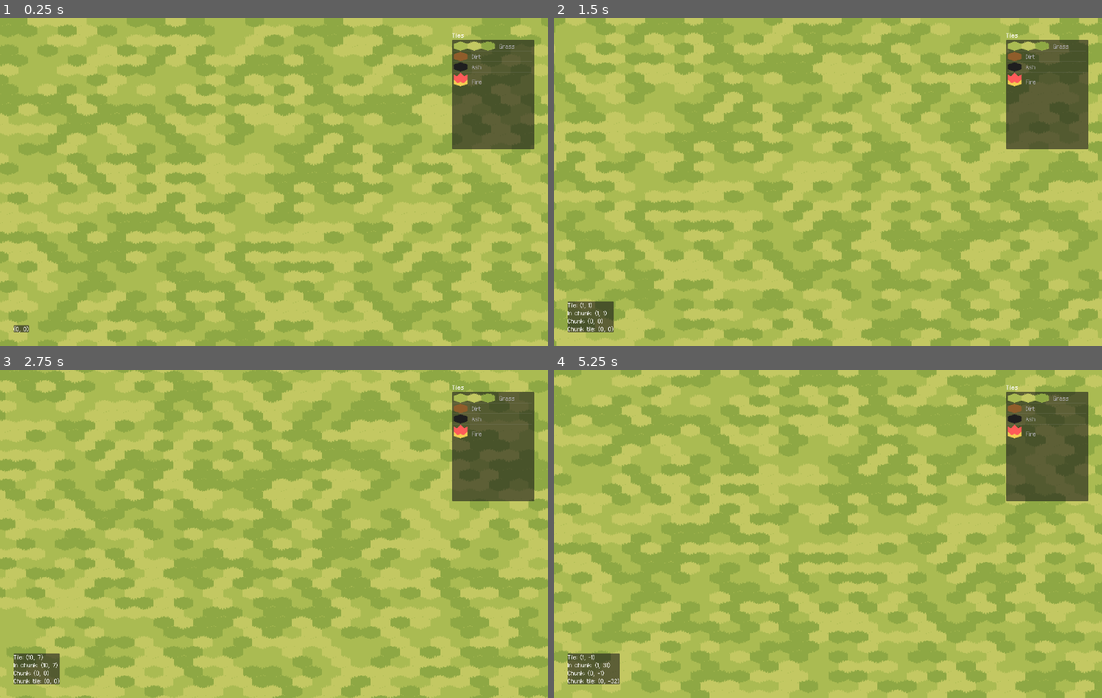
Above: before the commit, frames 1-4 (two rows, left to right).
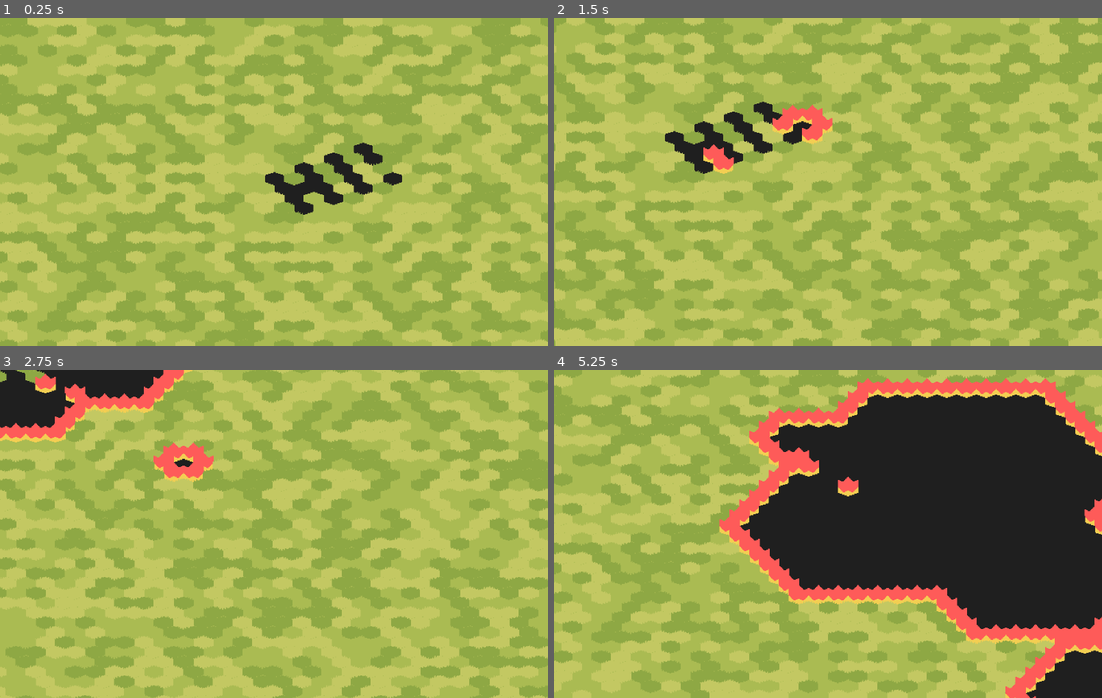
Above: after the commit, the same moments.

Repository: team-fow/riviver
Game: Godot game, scene res://scenes/game/game.tscn
The game is run twice, just before and just after one commit, with the same random seed, the same clock (stepped at 60 frames per second) and the same inputs.
Inputs (mouse positions are in pixels of both pictures, inside the frame that each line leads up to):
- Up to frame 1 (0.25 s): no input
- Up to frame 2 (1.5 s): tap Enter at 0.5 s; move the mouse to (948, 165) at 0.52 s; press the mouse at (948, 165) at 0.53 s; hold D (move_right) 0.53-1.28 s; move the mouse to (718, 198) at 1.27 s; release the mouse at (718, 198) at 1.28 s; hold S (move_down) from 1.28 s (still down); click (718, 198) at 1.35 s
- Up to frame 3 (2.75 s): move the mouse to (328, 461) at 2.02 s; release S (move_down) at 2.03 s; press the mouse at (328, 461) at 2.03 s; hold D (move_right) from 2.03 s (still down)
- Up to frame 4 (5.25 s): move the mouse to (800, 599) at 2.77 s; release D (move_right) at 2.78 s; release the mouse at (800, 599) at 2.78 s; hold W (move_up) 2.78-3.53 s; click (800, 599) at 2.85 s; move the mouse to (992, 583) at 3.52 s; press the mouse at (992, 583) at 3.53 s; hold A (move_left) 3.53-5.03 s; move the mouse to (663, 484) at 4.27 s; release the mouse at (663, 484) at 4.28 s; click (663, 484) at 4.35 s; move the mouse to (855, 534) at 5.02 s; press the mouse at (855, 534) at 5.03 s; hold S (move_down) from 5.03 s (still down)

The runs differ from the first frame. In frame 1, 7.6% of the frame differs, in the area x 1-99%, y 0-100%; in frame 2, 9.5%; in frame 3, 13%; in frame 4, 48%, in the area x 1-100%, y 0-100%.

Commit message:
macdonough demo

Diff:
--- a/resources/tile.gd
+++ b/resources/tile.gd
@@ -12,14 +12,14 @@
 
 const SIZE := Vector2(24, 16) ## Size, in pixels.
 
-var type: Type = Type.NONE : set = _set_type ## Type ID.
+var type: Type = Type.NONE : set = _set_type ## Type ID. Affects the tile's rendering and behavior.
 var behavior: TileBehavior ## Recieves ticks and runs tick logic.
 
-var coords: Vector2i : set = _set_coords ## Coordinates in the grid.
-var elevation: int ## Vertical offset.
+var coords: Vector2i : set = _set_coords ## The tile's grid coordinates.
+var elevation: int ## The tile's elevation. Applied as a vertical offset.
 
-var rid: RID = RenderingServer.canvas_item_create() ## Used for rendering.
-var transform: Transform2D ## Transform applied when rendering.
+var rid: RID = RenderingServer.canvas_item_create() ## A canvas item ID. Used for rendering.
+var transform: Transform2D ## The transform applied to this tile.
 
 
 
@@ -55,7 +55,7 @@
 		Game.grid.queue_tick_with_neighbors(self)
 
 
-## Returns a info resource for the tile.
+## Returns an info resource for the tile.
 func get_info() -> TileInfo:
 	return Library.tiles[type]
 
@@ -63,7 +63,7 @@
 
 # ticking
 
-## Queues a tick.
+## Queues a tick. Tick behavior is controlled by the tile's behavior object.
 func queue_tick() -> void:
 	var behavior: TileBehavior = behavior
 	if not behavior or behavior.is_tick_queued: return
@@ -79,6 +79,7 @@
 func _redraw() -> void:
 	RenderingServer.canvas_item_clear(rid)
 	RenderingServer.canvas_item_set_parent(rid, Game.grid.get_canvas_item())
+	if get_info().material: RenderingServer.canvas_item_set_material(rid, get_info().material.get_rid())
 	_draw_sprite(get_info())
 
 
@@ -92,13 +93,13 @@
 	RenderingServer.canvas_item_add_texture_rect_region(rid, Rect2(-info.sprite_size/2, info.sprite_size), info.sprite_sheet, src_rect)
 
 
-## Controls where the piece is rendered.
+## Sets where the tile is rendered.
 func set_position(position: Vector2) -> void:
 	transform.origin = position
 	RenderingServer.canvas_item_set_transform(rid, transform)
 
 
-## Controls whether the piece is rendered.
+## Sets whether the tile is rendered.
 func set_visible(visible: bool) -> void:
 	RenderingServer.canvas_item_set_visible(rid, visible)
 
--- a/resources/tile_info/fire.tres
+++ b/resources/tile_info/fire.tres
@@ -1,8 +1,11 @@
-[gd_resource type="Resource" script_class="TileInfo" load_steps=4 format=3 uid="uid://dy5wfhgthlflx"]
+[gd_resource type="Resource" script_class="TileInfo" load_steps=5 format=3 uid="uid://dy5wfhgthlflx"]
 
 [ext_resource type="Script" path="res://resources/tile_info/tile_info.gd" id="1_pqefx"]
 [ext_resource type="Texture2D" uid="uid://b5xh81m5jrn5x" path="res://assets/tiles/fire.png" id="1_u02jd"]
 [ext_resource type="Script" path="res://resources/tile_behavior/fire.gd" id="3_1h2t6"]
+
+[sub_resource type="CanvasItemMaterial" id="CanvasItemMaterial_84dcn"]
+light_mode = 1
 
 [resource]
 script = ExtResource("1_pqefx")
@@ -10,4 +13,5 @@
 sprite_sheet = ExtResource("1_u02jd")
 sprite_sheet_size = Vector2i(1, 1)
 sprite_sheet_picking = 0
+material = SubResource("CanvasItemMaterial_84dcn")
 behavior = ExtResource("3_1h2t6")
--- a/resources/tile_info/tile_info.gd
+++ b/resources/tile_info/tile_info.gd
@@ -15,6 +15,8 @@
 var sprite_size: Vector2i ## The size of individual tile sprites.
 var color: Color ## The color of the middle of the first sprite.
 
+@export var material: Material ## Material applied when rendering.
+
 @export var behavior: GDScript ## Custom behavior script.
 
 
--- a/scenes/debug/editor/editor.gd
+++ b/scenes/debug/editor/editor.gd
@@ -1,6 +1,6 @@
 extends CanvasLayer
 
-var type: int
+var type: int = Tile.Type.FIRE
 
 @onready var tile_list: ItemList = $Margins/Tiles/List
 @onready var coords_label: Label = $Margins/Bar/Label
--- a/scenes/game/game.gd
+++ b/scenes/game/game.gd
@@ -13,3 +13,30 @@
 	# setting shorthand variables
 	grid = $Grid
 	tick_timer = $TickTimer
+
+	# macdonough demo
+	await get_tree().process_frame
+	await get_tree().process_frame
+	await get_tree().process_frame
+	await get_tree().process_frame
+	await get_tree().process_frame
+	await get_tree().process_frame
+	await get_tree().process_frame
+	grid.set_tile(Vector2i(-1, -1), Tile.Type.ASH)
+	grid.set_tile(Vector2i(0, 0), Tile.Type.ASH)
+	grid.set_tile(Vector2i(0, 1), Tile.Type.ASH)
+	grid.set_tile(Vector2i(1, 2), Tile.Type.ASH)
+	grid.set_tile(Vector2i(1, 0), Tile.Type.ASH)
+	grid.set_tile(Vector2i(1, -2), Tile.Type.ASH)
+	grid.set_tile(Vector2i(1, -1), Tile.Type.ASH)
+	grid.set_tile(Vector2i(2, 0), Tile.Type.ASH)
+	grid.set_tile(Vector2i(2, 1), Tile.Type.ASH)
+
+	grid.set_tile(Vector2i(2, -3), Tile.Type.ASH)
+	grid.set_tile(Vector2i(3, -2), Tile.Type.ASH)
+	grid.set_tile(Vector2i(3, -1), Tile.Type.ASH)
+	grid.set_tile(Vector2i(4, 0), Tile.Type.ASH)
+
+	grid.set_tile(Vector2i(4, -4), Tile.Type.ASH)
+	grid.set_tile(Vector2i(4, -3), Tile.Type.ASH)
+	grid.set_tile(Vector2i(5, -1), Tile.Type.ASH)
--- a/scenes/game/game.tscn
+++ b/scenes/game/game.tscn
@@ -37,4 +37,5 @@
 autostart = true
 
 [node name="DaytimeModulate" type="CanvasModulate" parent="."]
+visible = false
 script = ExtResource("5_5kbi3")
--- a/scenes/ui/ui.tscn
+++ b/scenes/ui/ui.tscn
@@ -6,6 +6,7 @@
 [node name="UI" type="CanvasLayer"]
 
 [node name="Editor" parent="." instance=ExtResource("1_jbr5h")]
+visible = false
 
 [node name="Margins" type="MarginContainer" parent="."]
 anchors_preset = 15
